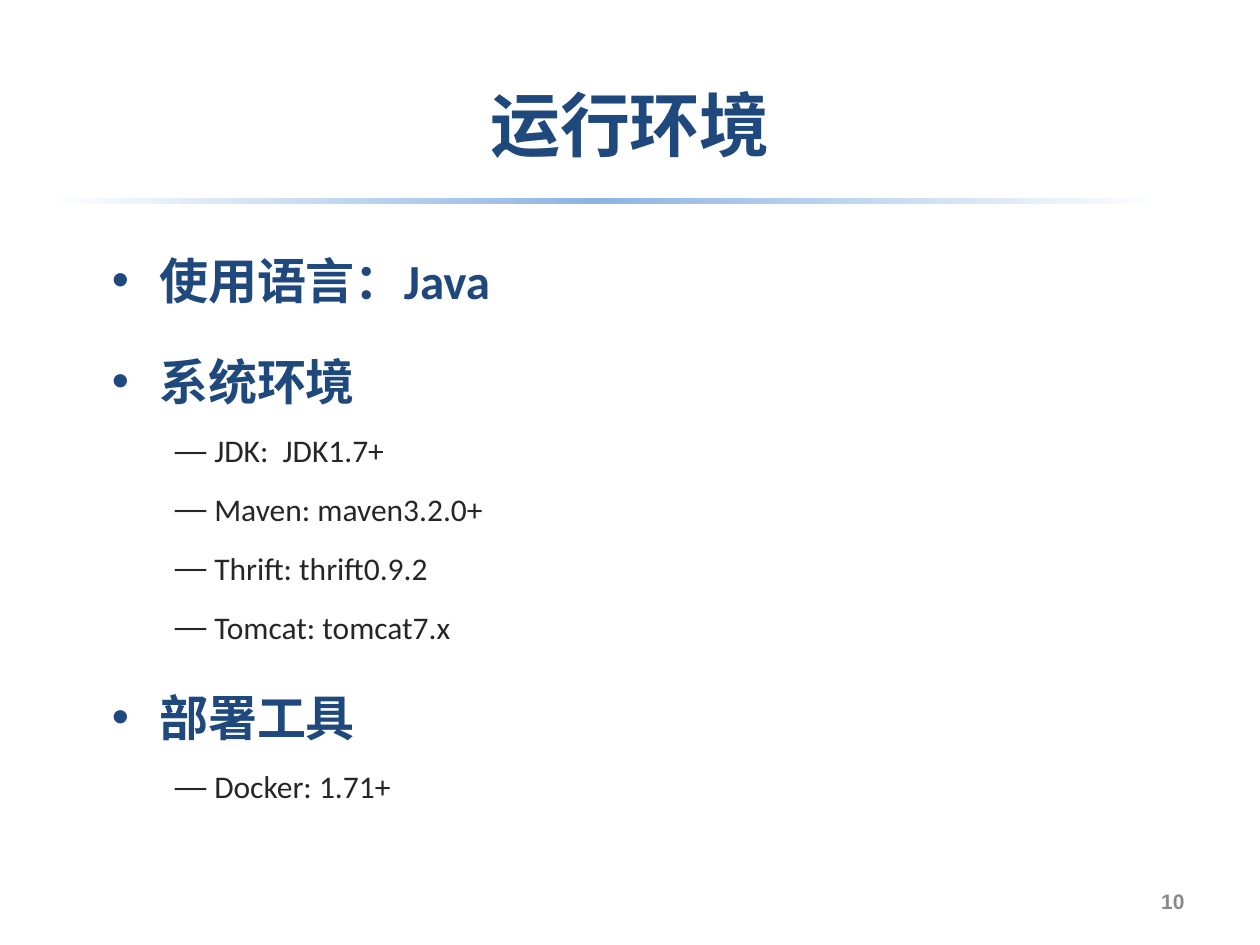
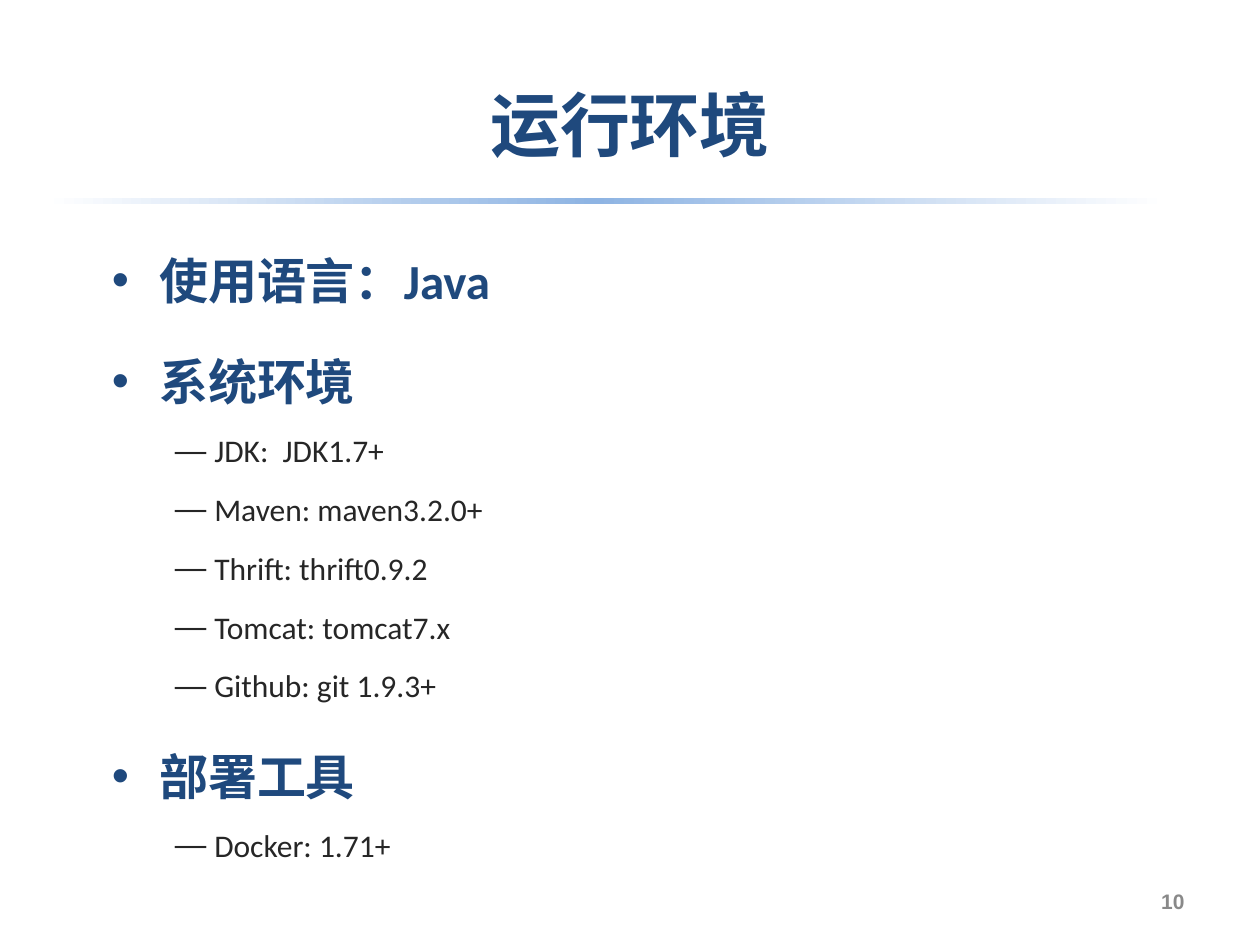
Before and after one commit to sonyfe25cp/Mini-Code-Marathon, a slide deck: slide 10 of doc/zada-final.pptx. Drawn at 1260x945 pixels with LibreOffice and Linux fonts; fonts in the diff are those of the drawing. Boxes give left, top, right and bottom in pixels: in the first picture for what was removed or moved away, otherwise in the second. Text is boxed around its words. In the diff, an @@ line names an element or a change of style, - is before the commit and + after.

```diff
--- a/doc/zada-final.pptx
+++ b/doc/zada-final.pptx
@@ text at [214, 675, 436, 703]: paragraph added @@
+  — Github: git 1.9.3+
```
Also in this commit, not shown: 2 other slides changed, 1 other file.
